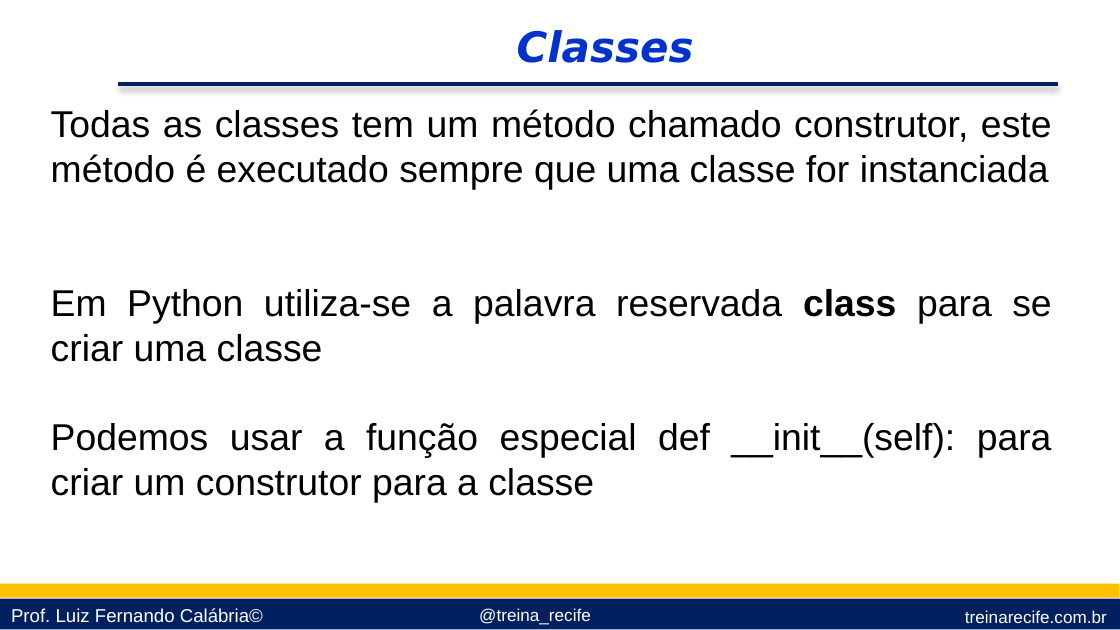
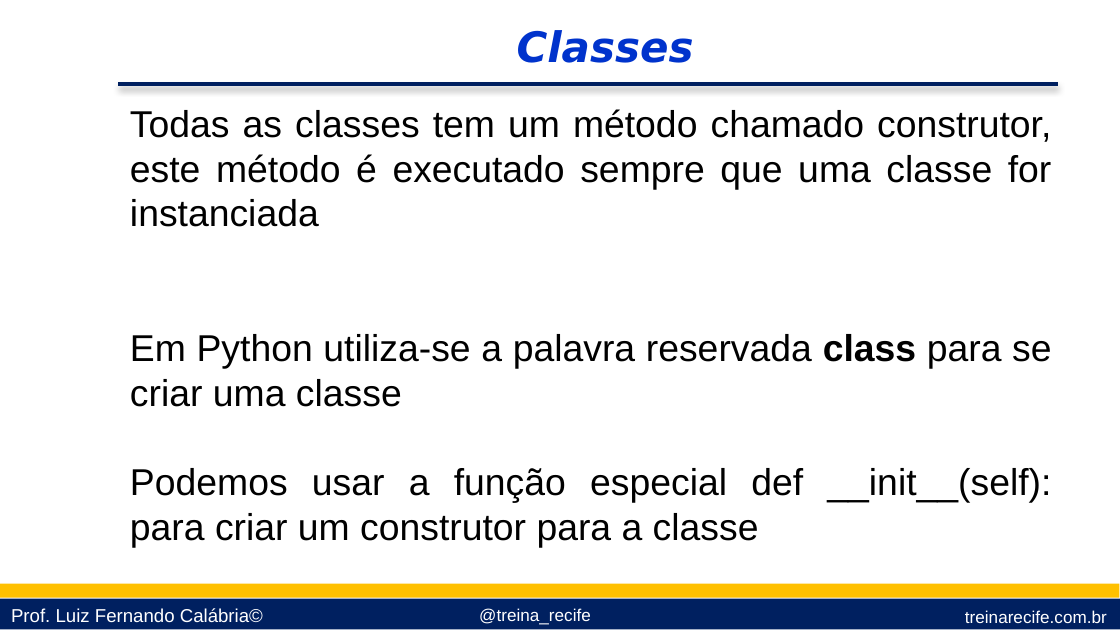
Before and after one commit to lfcalabria/pythonbasico, a slide deck: slide 5 of Apresentações/10 - Orientação a Objetos.pptx. Drawn at 1120x630 pixels with LibreOffice and Linux fonts; fonts in the diff are those of the drawing; background and template pictures are left out. Boxes give left, top, right and bottom in pixels: in the first picture for what was removed or moved away, otherwise in the second. Text is boxed around its words. In the diff, an @@ line names an element or a change of style, - is before the commit and + after.

```diff
--- a/Apresentações/10 - Orientação a Objetos.pptx
+++ b/Apresentações/10 - Orientação a Objetos.pptx
@@ text "Todas as classes tem um ..." rewrapped from (51, 109, 1052, 503) to (130, 109, 1052, 548) @@
```
Also in this commit, not shown: 12 other slides changed, 9 slides added.
